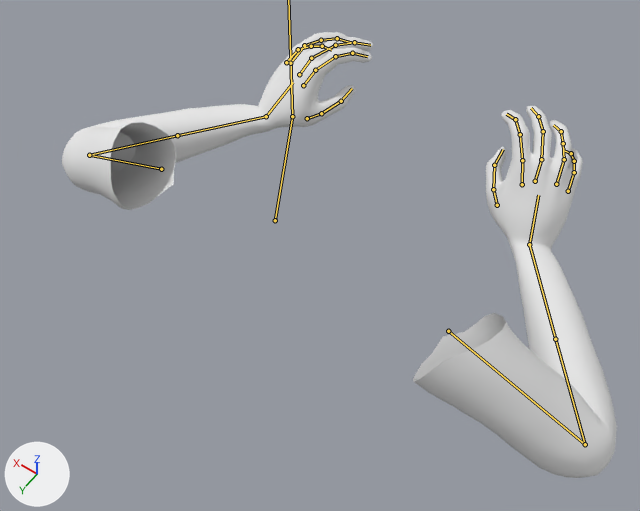
Renders of the Blender file Blender/Arms_Animation_01.blend from each side of a commit.
Rendered twice from a camera (50 mm lens) standing at (-0.415, 0.511, 2.251) and looking at (0.005, -0.076, 1.328). The lights are fixed; the arrows at lower left show +X, +Y and +Z. Both versions are drawn at frame 17 of the action 'CastOut'; the numbers are the values there. The bones that bend it are drawn over the model as lines.

The first picture shows 'you-base.001'.
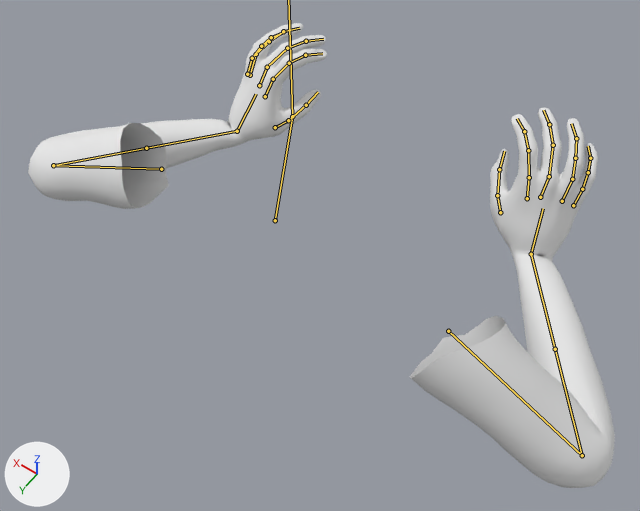
What differs and where, as boxes [x1, y1, x2, y2] in the pictures (640 x 511 px):
'you-base.001', posed
    before: [62, 32, 617, 478]
    after: [28, 23, 615, 488]
bone 'hand.R', root to tip
    before: (529, 244) to (538, 195)
    after: (531, 254) to (543, 208)
bone 'f_index.03.R', root to tip
    before: (515, 119) to (506, 114)
    after: (524, 131) to (517, 118)
bone 'thumb.03.R', root to tip
    before: (494, 165) to (503, 149)
    after: (499, 169) to (504, 151)
bone 'palm.02.R', root to tip
    before: (535, 181) to (541, 159)
    after: (540, 197) to (549, 176)
bone 'palm.03.R', root to tip
    before: (556, 184) to (564, 159)
    after: (562, 201) to (572, 179)
bone 'f_ring.01.R', root to tip
    before: (564, 159) to (563, 143)
    after: (572, 179) to (575, 158)
bone 'palm.04.R', root to tip
    before: (568, 191) to (574, 172)
    after: (573, 205) to (582, 189)
bone 'f_pinky.01.R', root to tip
    before: (574, 172) to (574, 161)
    after: (582, 189) to (588, 172)
bone 'hand.L', root to tip
    before: (266, 116) to (293, 82)
    after: (237, 131) to (256, 94)
bone 'f_index.03.L', root to tip
    before: (352, 53) to (367, 56)
    after: (305, 55) to (322, 53)
bone 'thumb.03.L', root to tip
    before: (341, 101) to (352, 88)
    after: (306, 105) to (318, 92)
bone 'palm.02.L', root to tip
    before: (299, 74) to (311, 58)
    after: (259, 85) to (267, 67)
bone 'palm.03.L', root to tip
    before: (290, 63) to (304, 45)
    after: (250, 75) to (256, 54)
bone 'f_ring.01.L', root to tip
    before: (304, 45) to (321, 40)
    after: (256, 54) to (269, 41)
bone 'palm.04.L', root to tip
    before: (286, 62) to (298, 49)
    after: (247, 74) to (252, 58)
bone 'f_pinky.01.L', root to tip
    before: (298, 49) to (311, 46)
    after: (252, 58) to (261, 46)

What the commit changed:
Bone 'hand.R' (bone_hand_r) turns from (-57, -22, 37) to (-74, -18, 36) degrees about its own x, y and z.
Bone 'f_index.03.R' (bone_f_index_03_r) turns from (26, 0, 0) to (21, 0, 0) degrees about its own x, y and z.
Bone 'thumb.03.R' (bone_thumb_03_r) turns from (29, 0, 0) to (16, 0, 0) degrees about its own x, y and z.
Bone 'palm.02.R' (bone_palm_02_r) turns from (-1, 0, 0) to (-6, 0, 0) degrees about its own x, y and z.
Bone 'palm.03.R' (bone_palm_03_r) turns from (-1, 0, 0) to (-16, 0, 0) degrees about its own x, y and z.
Bone 'f_ring.01.R' (bone_f_ring_01_r) turns from (25, 0, 0) to (20, 0, 0) degrees about its own x, y and z.
Bone 'palm.04.R' (bone_palm_04_r) turns from (8, 0, 0) to (-11, 0, 0) degrees about its own x, y and z.
Bone 'f_pinky.01.R' (bone_f_pinky_01_r) turns from (21, 0, 0) to (13, 0, 0) degrees about its own x, y and z.
Bone 'hand.L' (bone_hand_l) turns from (-55, 22, -37) to (-73, 18, -36) degrees about its own x, y and z.
Bone 'f_index.03.L' (bone_f_index_03_l) turns from (22, -2, -7) to (17, -2, -6) degrees about its own x, y and z.
Bone 'thumb.03.L' (bone_thumb_03_l) turns from (28, 0, 0) to (15, 0, 0) degrees about its own x, y and z.
Bone 'palm.02.L' (bone_palm_02_l) turns from (-1, 0, 0) to (-6, 0, 0) degrees about its own x, y and z.
Bone 'palm.03.L' (bone_palm_03_l) turns from (-1, 0, 0) to (-16, 0, 0) degrees about its own x, y and z.
Bone 'f_ring.01.L' (bone_f_ring_01_l) turns from (25, 0, 0) to (20, 0, 0) degrees about its own x, y and z.
Bone 'palm.04.L' (bone_palm_04_l) turns from (8, 0, 0) to (-11, 0, 0) degrees about its own x, y and z.
Bone 'f_pinky.01.L' (bone_f_pinky_01_l) turns from (21, 0, 0) to (13, 0, 0) degrees about its own x, y and z.
Bone 'IK.R' (bone_ik_r) moves from (0.249, -0.164, 0.149) to (0.25, -0.151, 0.145).
Bone 'IK.L' (bone_ik_l) moves from (-0.259, -0.162, 0.147) to (-0.265, -0.117, 0.133).
